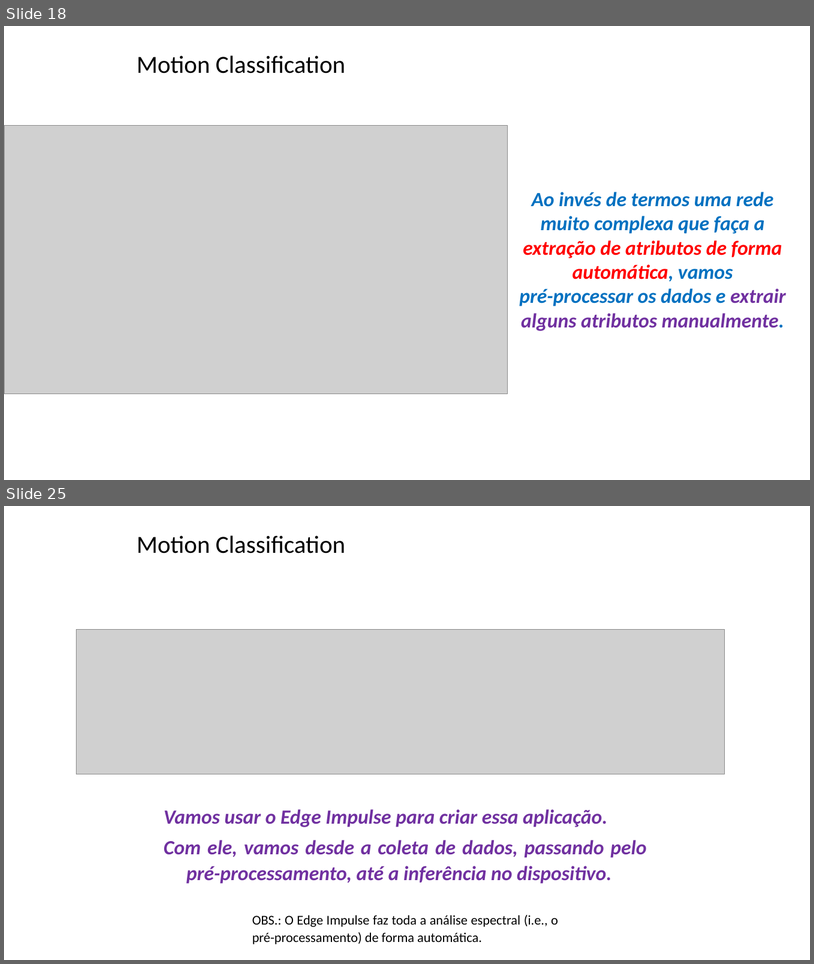
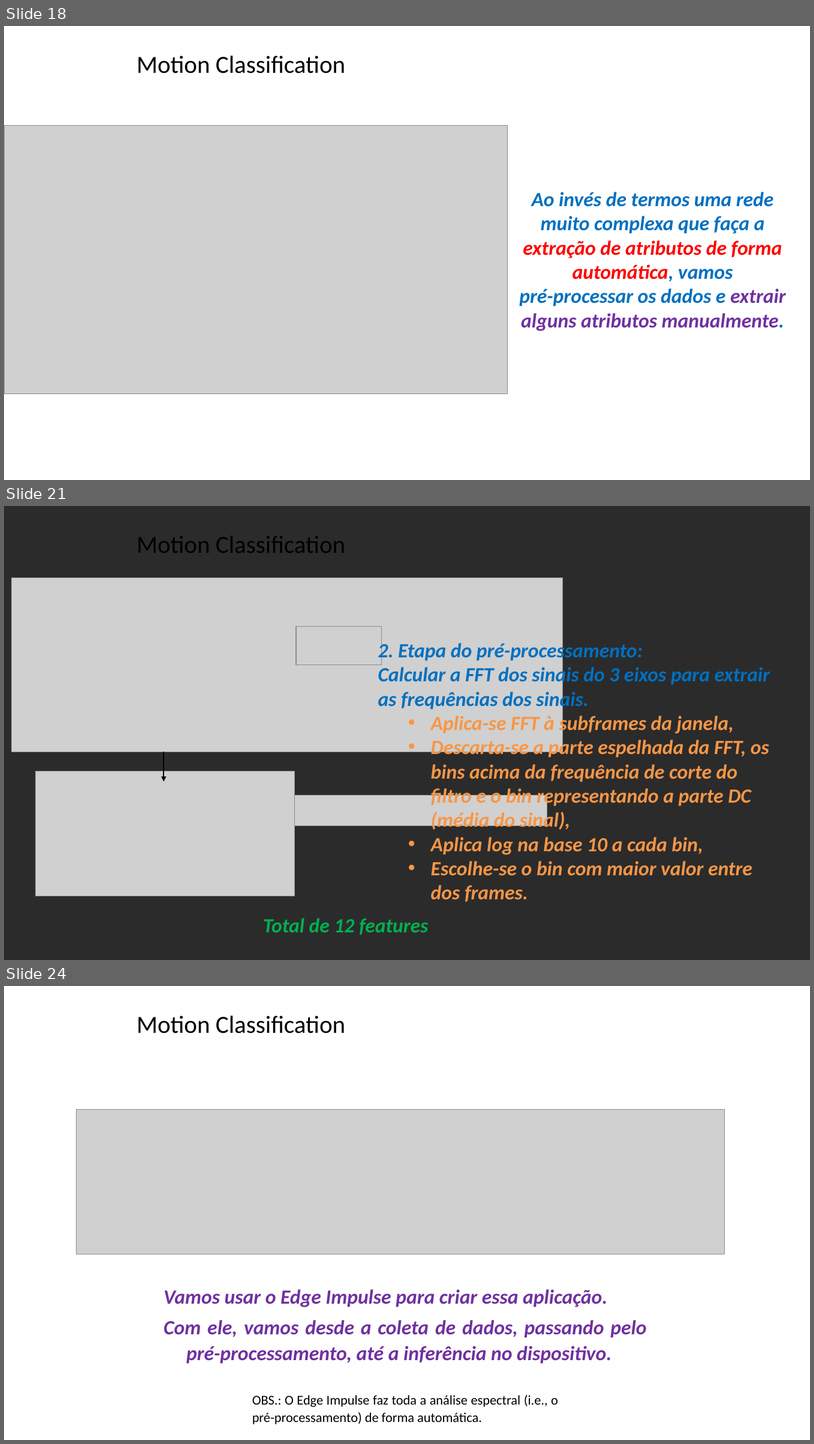
Before and after one commit to zz4fap/tp557-iot-ml, a slide deck: slides/TP557_15_classificação de movimentos.pptx. Shown one above the other, each under a label of ours: slides 18 and 25 before the commit, slides 18, 21 and 24 after it; the slides between them are not shown. The pictures are 814x964 and 814x1444 pixels, drawn with LibreOffice and Linux fonts; fonts in the diff are those of the drawing; grey boxes stand for pictures; background and template pictures are left out; a plain dark background stands for a picture behind light text. Boxes give left, top, right and bottom in pixels: in the first picture for what was removed or moved away, otherwise in the second. Text is boxed around its words. In the diff, an @@ line names an element or a change of style, - is before the commit and + after.

```diff
--- a/slides/TP557_15_classificação de movimentos.pptx
+++ b/slides/TP557_15_classificação de movimentos.pptx
@@ slide 21 added at [4,506,810,960], background picture (left out) @@
@@ title added at [137,536,345,553], 29.3 pt, text #000000 @@
+Motion Classification
@@ picture added at [11,577,563,751] @@
@@ picture added at [296,627,381,665] @@
@@ text added at [378,640,770,901], 24 pt, text #F79646, bold, italic @@
+2. Etapa do pré-processamento:
+Calcular a FFT dos sinais do 3 eixos para extrair as frequências dos sinais.
+  • Aplica-se FFT à subframes da janela,
+  • Descarta-se a parte espelhada da FFT, os bins acima da frequência de corte do filtro e o bin representando a parte DC (média do sinal),
+  • Aplica log na base 10 a cada bin,
+  • Escolhe-se o bin com maior valor entre dos frames.
@@ arrow added from (164, 751) to (164, 781), #000000 1.5 pt @@
@@ picture added at [36,771,295,895] @@
@@ picture added at [294,795,547,826] @@
@@ text added at [263,918,428,934], 24 pt, text #00B050, bold, italic @@
+Total de 12 features
@@ what was slide 25 is now slide 24 @@
```
Also in this commit, not shown: 1 slide changed, 5 other slides added, 1 other file.
